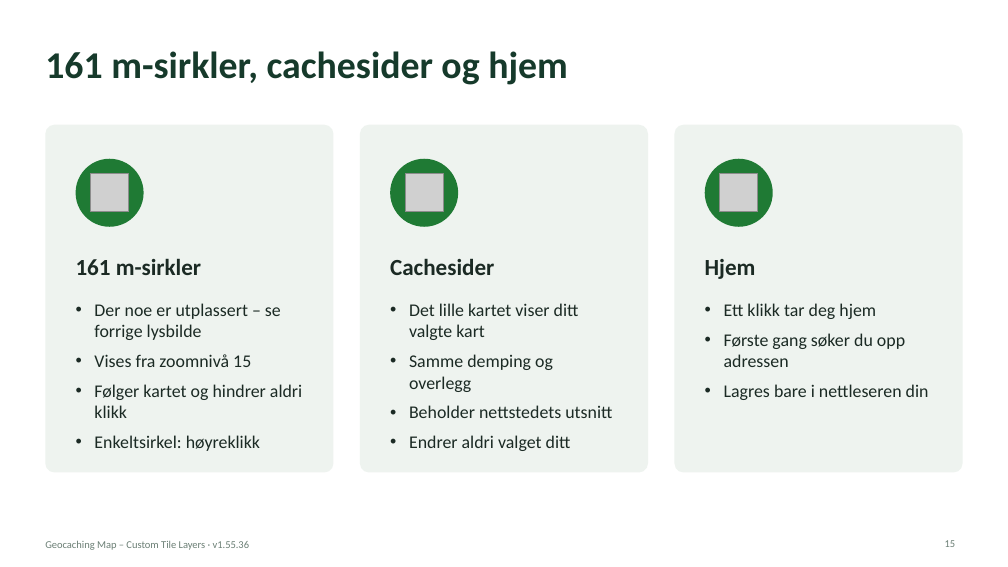
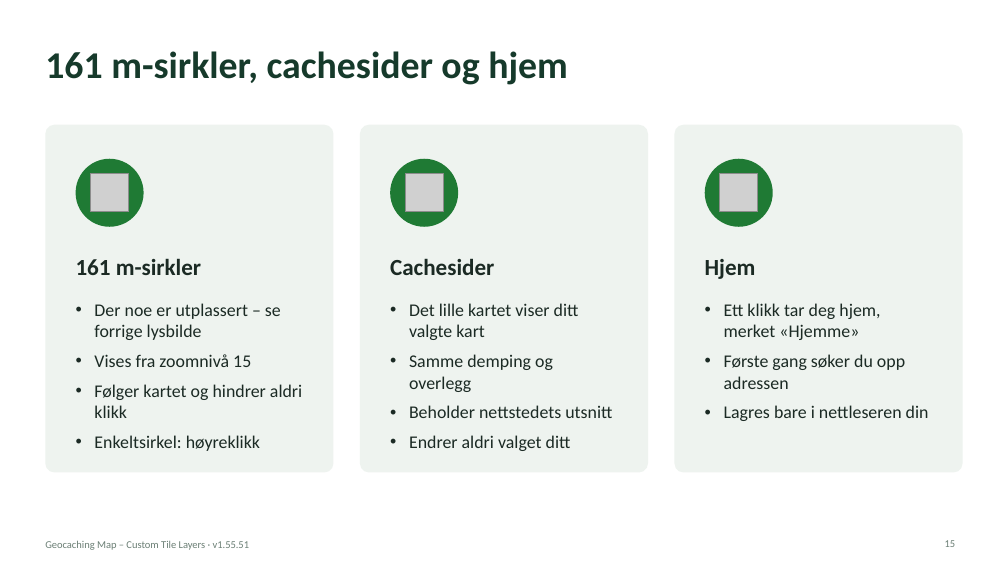
Before and after one commit to knutos/custom-tiles, a slide deck: slide 15 of docs/Geocaching-Map-Custom-Tile-Layers-Presentasjon.pptx. Drawn at 1008x567 pixels with LibreOffice and Linux fonts; fonts in the diff are those of the drawing; grey boxes stand for pictures. Boxes give left, top, right and bottom in pixels: in the first picture for what was removed or moved away, otherwise in the second. Text is boxed around its words. In the diff, an @@ line names an element or a change of style, - is before the commit and + after.

```diff
--- a/docs/Geocaching-Map-Custom-Tile-Layers-Presentasjon.pptx
+++ b/docs/Geocaching-Map-Custom-Tile-Layers-Presentasjon.pptx
@@ text at (724, 303, 880, 340): text changed @@
-• Ett klikk tar deg hjem
+• Ett klikk tar deg hjem, merket «Hjemme»
@@ text at (45, 541, 250, 550): text changed @@
-Geocaching Map – Custom Tile Layers · v1.55.36
+Geocaching Map – Custom Tile Layers · v1.55.51
```
Also in this commit, not shown: 17 other slides changed, 9 other files.
